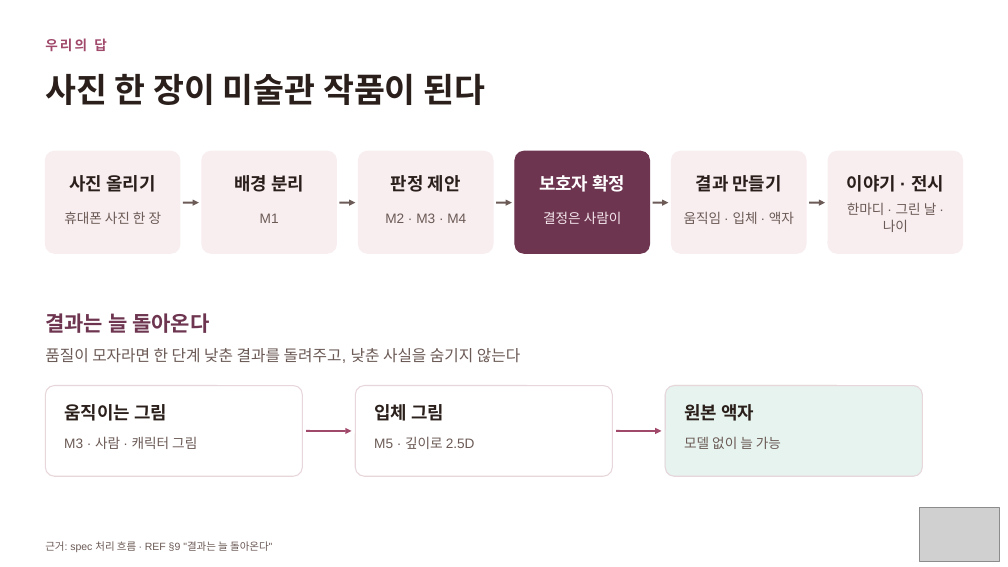
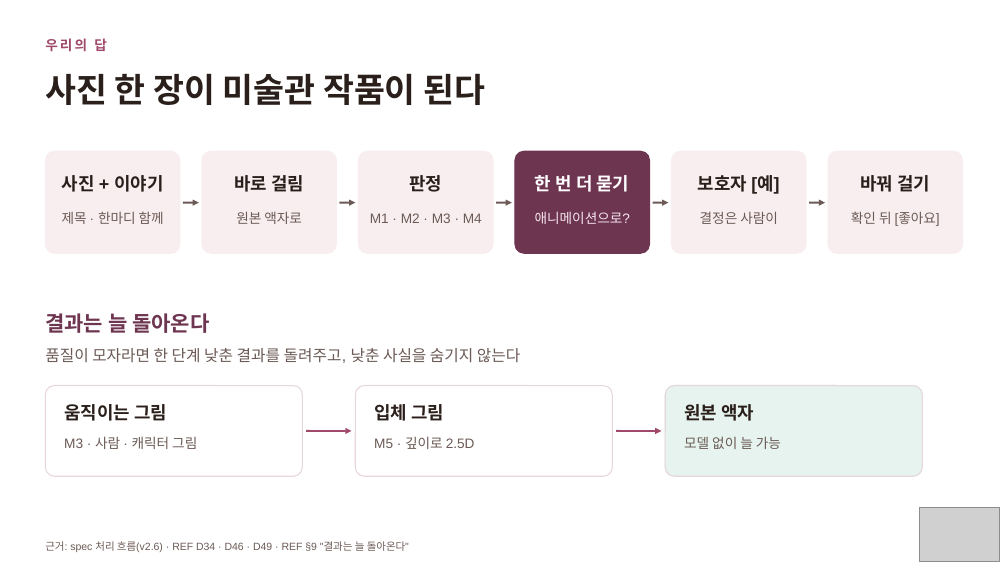
Before and after one commit to kids-gallery/uri-gallery, a slide deck: slide 4 of docs/공통/발표/우리아이미술관_발표2.pptx. Drawn at 1008x567 pixels with LibreOffice and Linux fonts; fonts in the diff are those of the drawing; grey boxes stand for pictures. Boxes give left, top, right and bottom in pixels: in the first picture for what was removed or moved away, otherwise in the second. Text is boxed around its words. In the diff, an @@ line names an element or a change of style, - is before the commit and + after.

```diff
--- a/docs/공통/발표/우리아이미술관_발표2.pptx
+++ b/docs/공통/발표/우리아이미술관_발표2.pptx
@@ text at <box>62,175,163,192</box>: text changed @@
-사진 올리기
+사진 + 이야기
@@ text at <box>234,175,304,192</box>: text changed @@
-배경 분리
+바로 걸림
@@ text at <box>409,175,442,192</box>: text changed @@
-판정 제안
+판정
@@ text at <box>535,175,630,192</box>: text changed @@
-보호자 확정
+한 번 더 묻기
@@ text at <box>698,175,779,194</box>: text changed @@
-결과 만들기
+보호자 [예]
@@ text at <box>860,175,930,192</box>: text changed @@
-이야기 · 전시
+바꿔 걸기
@@ text at <box>62,211,164,224</box>: text changed @@
-휴대폰 사진 한 장
+제목 · 한마디 함께
@@ text at <box>236,211,302,224</box>: text changed @@
-M1
+원본 액자로
@@ text at <box>370,213,482,223</box>: text changed @@
-M2 · M3 · M4
+M1 · M2 · M3 · M4
@@ text at <box>535,211,630,224</box>: text changed @@
-결정은 사람이
+애니메이션으로?
@@ text at <box>700,211,778,224</box>: text changed @@
-움직임 · 입체 · 액자
+결정은 사람이
@@ text at <box>851,211,940,226</box>: text changed @@
-한마디 · 그린 날 · 나이
+확인 뒤 [좋아요]
@@ text at <box>45,541,409,552</box>: text changed @@
-근거: spec 처리 흐름 · REF §9 "결과는 늘 돌아온다"
+근거: spec 처리 흐름(v2.6) · REF D34 · D46 · D49 · REF §9 "결과는 늘 돌아온다"
```
Also in this commit, not shown: 13 other slides changed, 3 other files.
